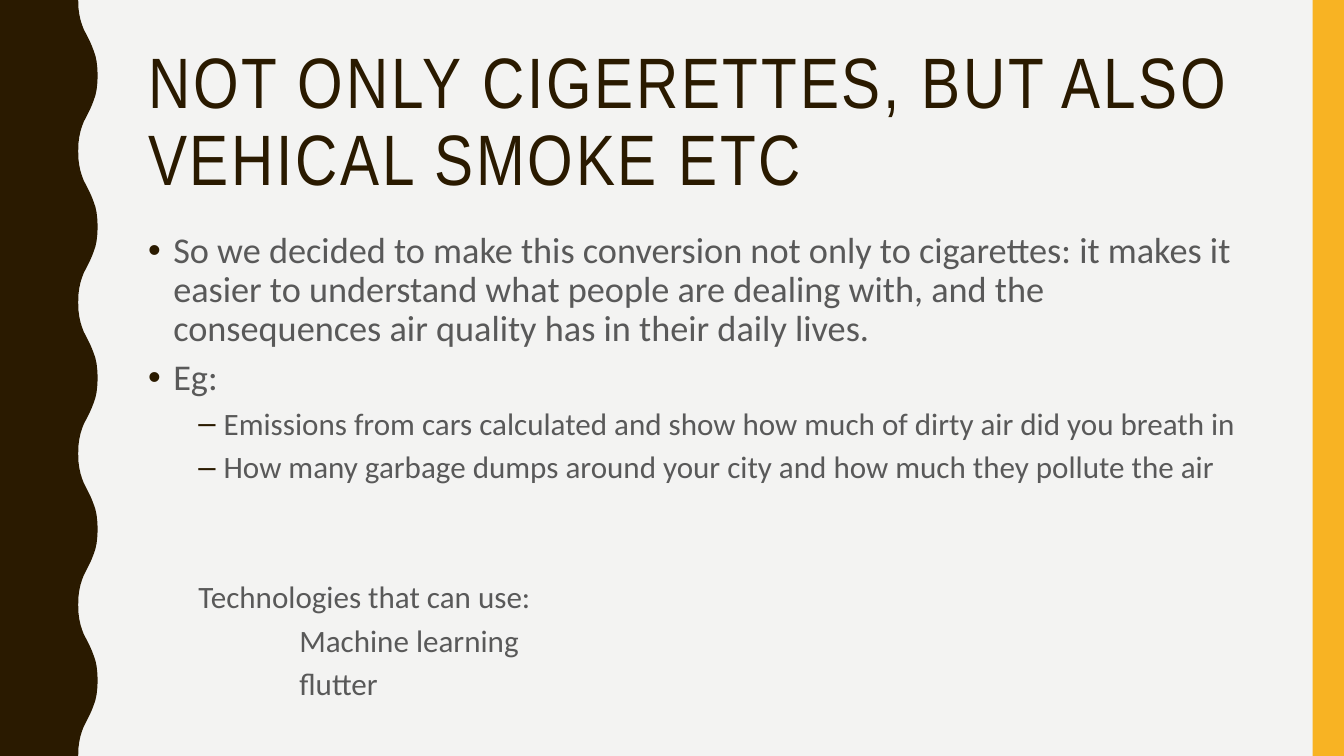
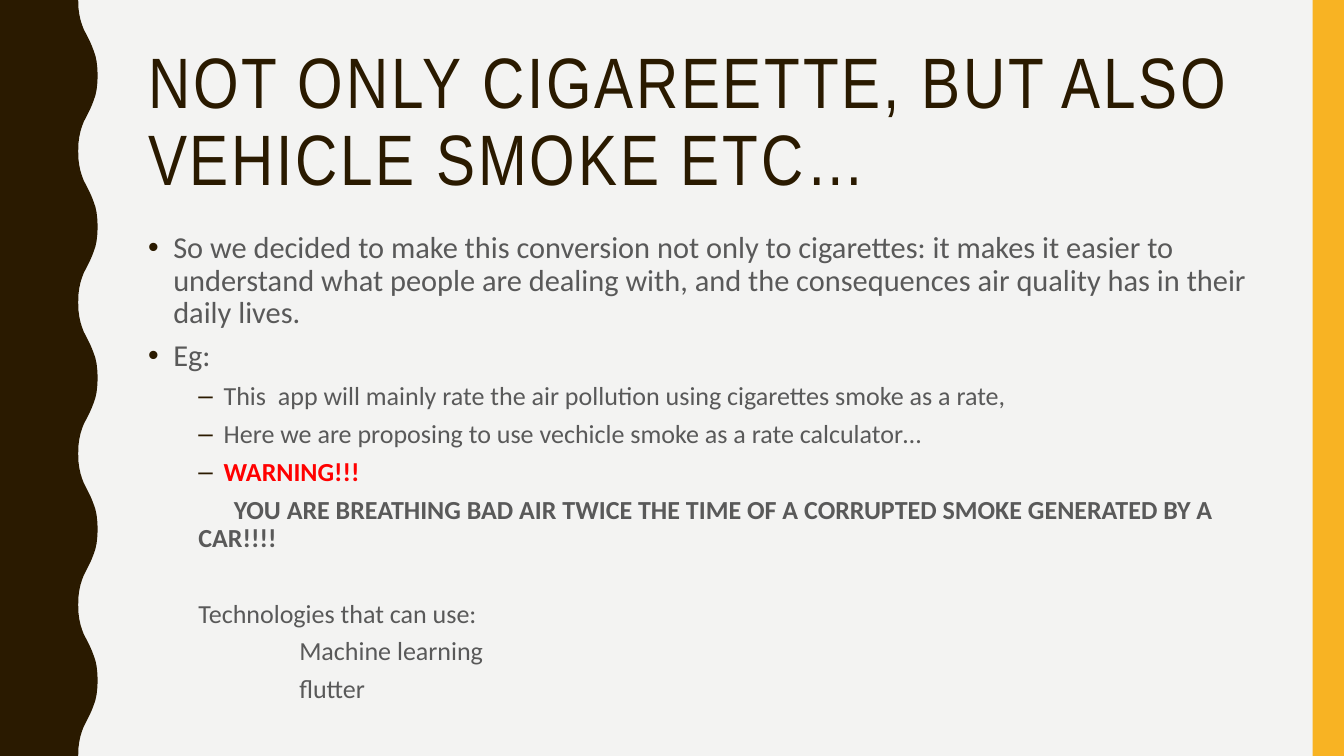
Before and after one commit to MichelleFdo/pre-hacktober-fest, a slide deck: slide 2 of shoot i smoke.pptx. Drawn at 1344x756 pixels with LibreOffice and Linux fonts; fonts in the diff are those of the drawing. Boxes give left, top, right and bottom in pixels: in the first picture for what was removed or moved away, otherwise in the second. Text is boxed around its words. In the diff, an @@ line names an element or a change of style, - is before the commit and + after.

Commit message:
Update shoot i smoke.pptx
m

```diff
--- a/shoot i smoke.pptx
+++ b/shoot i smoke.pptx
@@ title at (x1=148, y1=58, x2=1226, y2=186): text changed @@
-NOT ONLY CIGERETTES, BUT ALSO VEHICAL SMOKE ETC
+NOT ONLY CIGAREETTE, BUT ALSO VEHICLE SMOKE ETC…
@@ text at (x1=173, y1=237, x2=1246, y2=698): size 25.9 to 21.7 pt in "So we decided to make this conversion ...", "Eg:"; size 22.2 to 18.6 pt in "Technologies that can use:", "Machine learning", "flutter" @@
@@ text at (x1=198, y1=387, x2=1212, y2=547): text changed; size 22.2 to 18.6 pt @@
-  – Emissions from cars calculated and show how much of dirty air did you breath in
-  – How many garbage dumps around your city and how much they pollute the air
+  – This app will mainly rate the air pollution using cigarettes smoke as a rate,
+  – Here we are proposing to use vechicle smoke as a rate calculator…
+  – WARNING!!!
+  YOU ARE BREATHING BAD AIR TWICE THE TIME OF A CORRUPTED SMOKE GENERATED BY A CAR!!!!
```
Also in this commit, not shown: 1 other slide changed.
